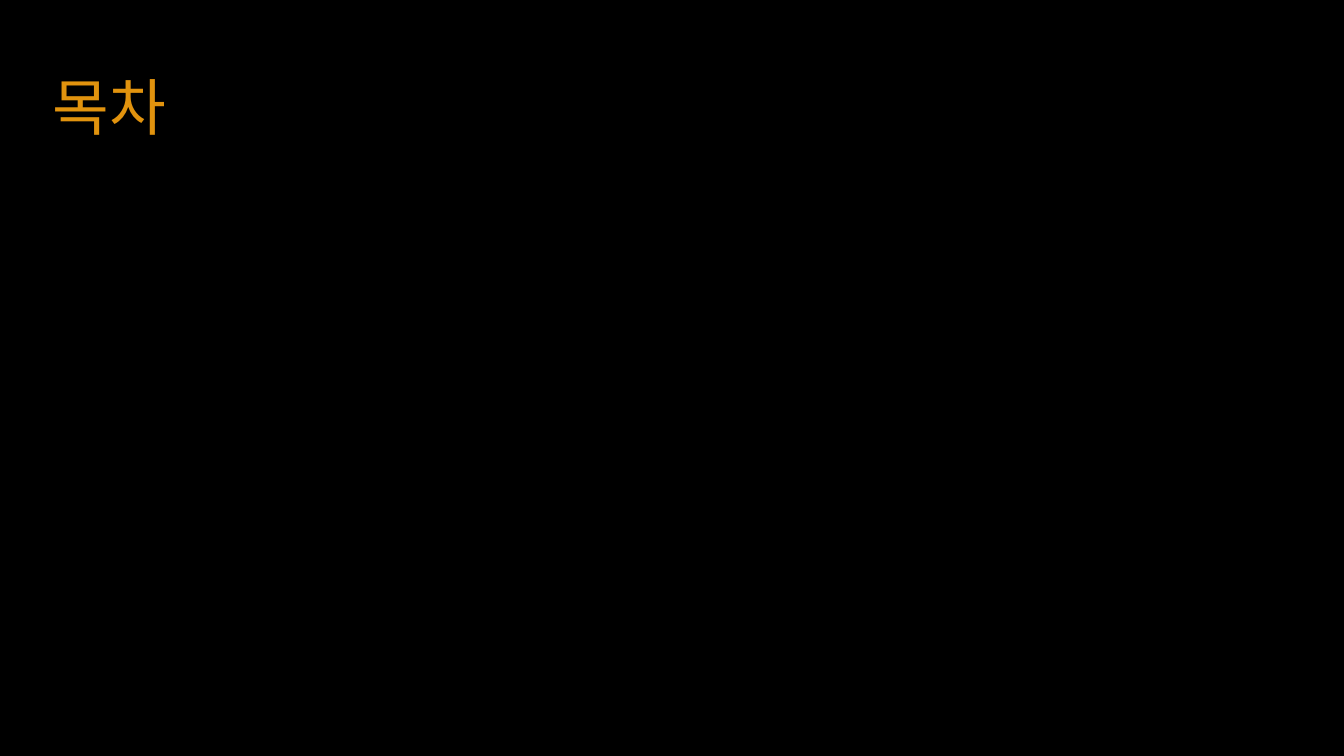
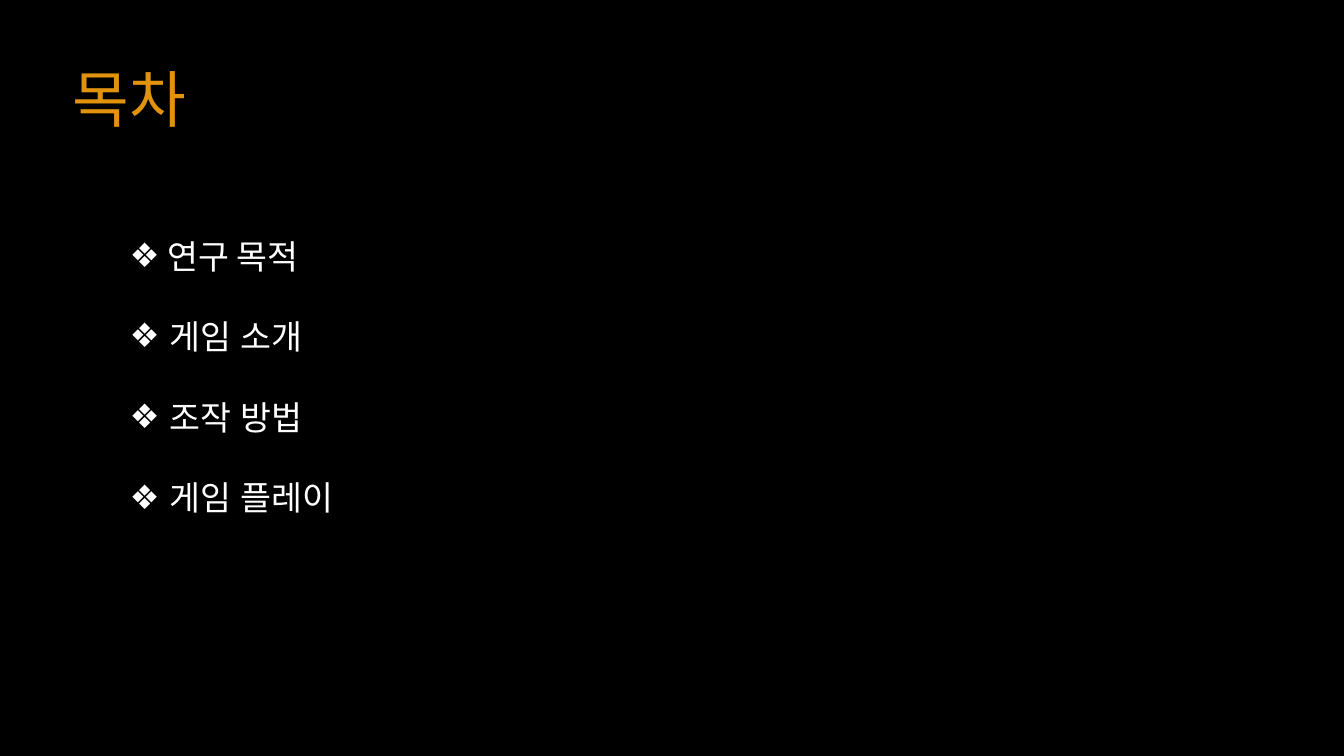
Before and after one commit to YKTeam/Room503, a slide deck: slide 2 of Document/Escape Cube(가제) ppt.pptx. Drawn at 1344x756 pixels with LibreOffice and Linux fonts; fonts in the diff are those of the drawing. Boxes give left, top, right and bottom in pixels: in the first picture for what was removed or moved away, otherwise in the second. Text is boxed around its words. In the diff, an @@ line names an element or a change of style, - is before the commit and + after.

```diff
--- a/Document/Escape Cube(가제) ppt.pptx
+++ b/Document/Escape Cube(가제) ppt.pptx
@@ text "목차": place and size @@
-text "목차" at [53, 79, 166, 135]
+text "목차" at [72, 71, 185, 127]
@@ text "목차" at [72, 71, 185, 127]: font Quicksand to Noto Sans CJK KR @@
@@ text added at [167, 241, 333, 513], 24 pt, text #FFFFFF @@
+❖ 연구 목적
+❖ 게임 소개
+❖ 조작 방법
+❖ 게임 플레이
```
Also in this commit, not shown: 7 other slides changed, 2 slides added, 2 slides removed.
